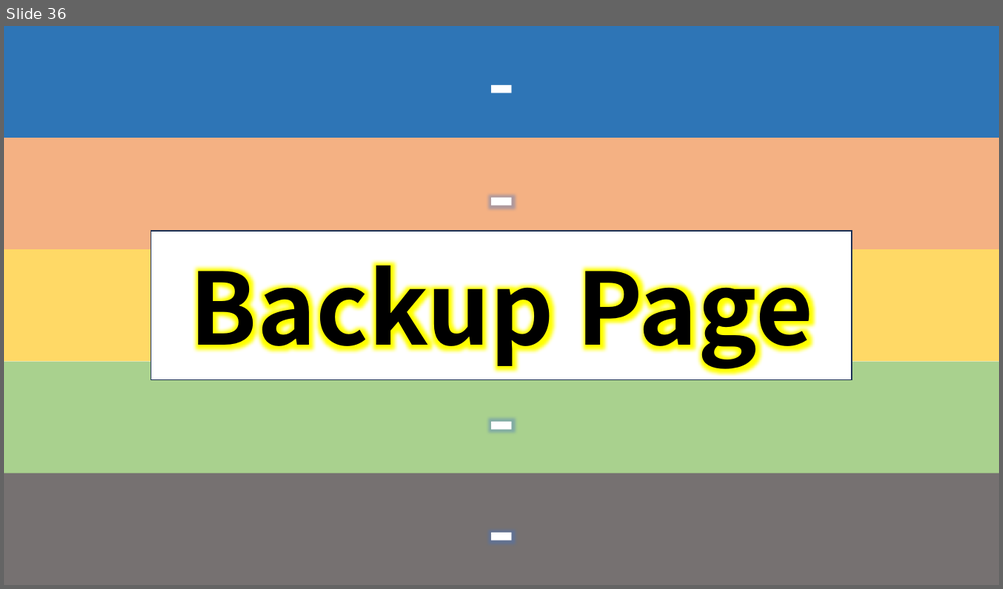
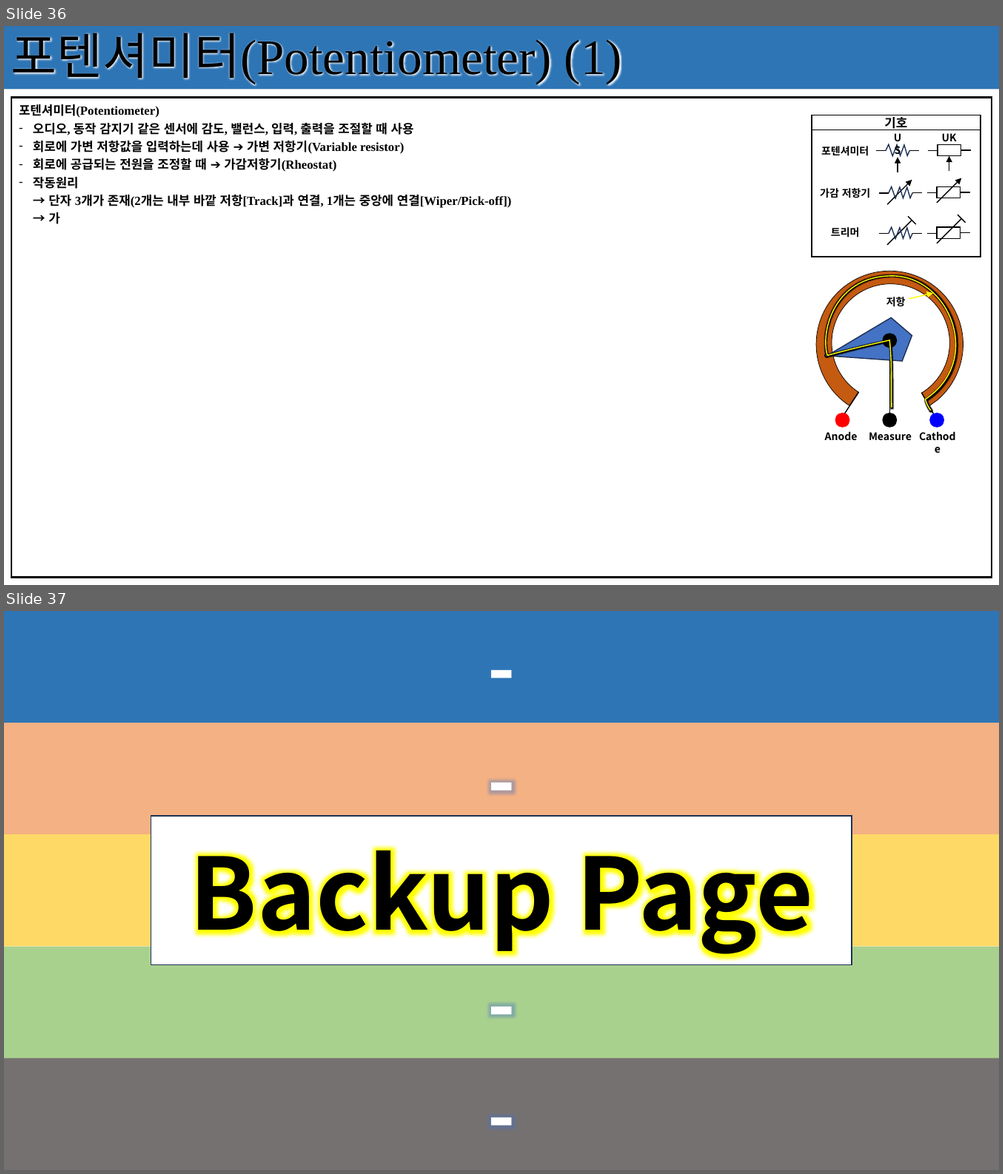
Before and after one commit to seonghokim/Study, a slide deck: Study Material/[KOR] Basic Electrical Circuit.pptx. Shown one above the other, each under a label of ours: slide 36 before the commit, slides 36 and 37 after it. The pictures are 1003x589 and 1003x1174 pixels, drawn with LibreOffice and Linux fonts; fonts in the diff are those of the drawing. Boxes give left, top, right and bottom in pixels: in the first picture for what was removed or moved away, otherwise in the second. Text is boxed around its words. In the diff, an @@ line names an element or a change of style, - is before the commit and + after.

Commit message:
20240617_Recap

```diff
--- a/Study Material/[KOR] Basic Electrical Circuit.pptx
+++ b/Study Material/[KOR] Basic Electrical Circuit.pptx
@@ slide 36 added at (4,26,999,585), background #FFFFFF @@
@@ rectangle added at (4,26,999,89), fill #404040 @@
@@ rectangle added at (4,26,999,90), fill #2E75B6, 48 pt, text #000000 @@
+포텐셔미터(Potentiometer) (1)
@@ table added at (11,97,992,577), 1 rows, 1 columns @@
+포텐셔미터(Potentiometer) / 오디오, 동작 감지기 같은 센서에 감도, 밸런스, 입력, 출력을 조절할 때 사용 / 회로에 가변 저항값을 입력하는데 사용 ➔ 가변 저항기(Variable resistor) / 회로에 공급되는 전원을 조정할 때 ➔ 가감저항기(Rheostat) / 작동원리 / → 단자 3개가 존재(2개는 내부 바깥 저항[Track]과 연결, 1개는 중앙에 연결[Wiper/Pick-off]) / → 가
@@ rectangle added at (811,130,980,257), outline #000000 1 pt @@
@@ rectangle added at (811,116,980,130), outline #000000 1 pt, 12 pt, text #000000, bold @@
+기호
@@ text added at (883,127,911,147), 10 pt, text #000000, bold @@
+US
@@ text added at (942,133,956,141), 10 pt, text #000000, bold @@
+UK
@@ text added at (821,146,868,156), 10 pt, text #000000, bold @@
+포텐셔미터
@@ group added at (876,144,919,173): 2 lines, 1 arrow, 1 freeform shape @@
@@ group added at (928,144,970,172): 2 lines, 1 rectangle, 1 arrow @@
@@ group added at (927,178,970,203): 2 lines, 1 rectangle, 1 arrow @@
@@ text added at (819,188,871,198), 10 pt, text #000000, bold @@
+가감 저항기
@@ group added at (879,180,922,204): 2 lines, 1 arrow, 1 freeform shape @@
@@ line added from (916, 224) to (908, 216), #000000 1 pt @@
@@ group added at (927,218,970,243): 3 lines, 1 rectangle @@
@@ line added from (965, 223) to (958, 215), #000000 1 pt @@
@@ text added at (831,227,859,238), 10 pt, text #000000, bold @@
+트리머
@@ group added at (879,220,922,245): 3 lines, 1 freeform shape @@
@@ group added at (788,243,991,448): 5 ellipses, 4 texts, 3 freeform shapes, 3 lines, 1 arrow @@
+Anode
+Cathode
+Measure
+저항
@@ what was slide 36 is now slide 37 @@
```
